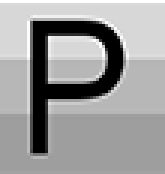
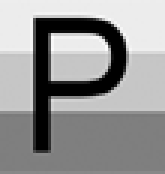
Layers edited between the first and the second 165 x 174 image:
removed layer "UtilitarianImageCombinerIcon" over [left=0, top=3, right=165, bottom=174]
added layer "Layer 1" above "Background" over [left=0, top=0, right=165, bottom=174]
